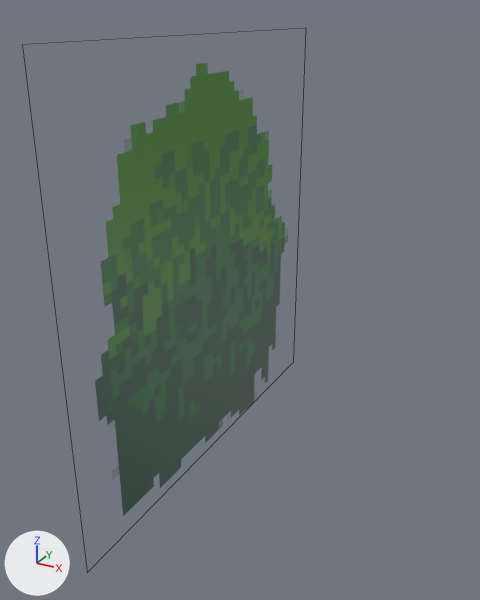
A saved change to the Blender file salemstalker/Assets/3D/plants/bush.blend.
Before and after are seen from a 50 mm lens placed at (1.52, -2.48, 2.1), pointed at (0.15, 0.01, 0.86). Every picture has the same lights, and +X, +Y and +Z are marked at lower left. Mesh edges are drawn as thin lines.

The older version as bpy lines, for what is in view:
```python
mat_material_002 = bpy.data.materials.new('Material.002')
mat_material_002.use_nodes = True; mat_material_002.node_tree.nodes.clear()
_N = mat_material_002.node_tree.nodes; _L = mat_material_002.node_tree.links
n0 = _N.new('ShaderNodeBsdfPrincipled'); n0.name = 'Principled BSDF'
n1 = _N.new('ShaderNodeOutputMaterial'); n1.name = 'Material Output'
n2 = _N.new('ShaderNodeTexImage'); n2.name = 'Image Texture'
n2.image = img_bush_bushtextures_png
n3 = _N.new('ShaderNodeTexVoronoi'); n3.name = 'Voronoi Texture'
n3.voronoi_dimensions = '2D'
n3.inputs[2].default_value = 44.7  # 'Scale'
n3.inputs[8].default_value = 0.0  # 'Randomness'
n4 = _N.new('ShaderNodeVectorRotate'); n4.name = 'Vector Rotate'
n4.inputs[3].default_value = -1.571  # 'Angle'
n5 = _N.new('ShaderNodeMapping'); n5.name = 'Mapping'
n5.inputs[1].default_value = (0.05, 2.13, 0.0)  # 'Location'
n5.inputs[3].default_value = (0.7, 0.7, 0.7)  # 'Scale'
_L.new(n0.outputs[0], n1.inputs[0])  # 'BSDF' to 'Surface'
_L.new(n2.outputs[1], n0.inputs[4])  # 'Alpha' to 'Alpha'
_L.new(n4.outputs[0], n2.inputs[0])  # 'Vector' to 'Vector'
_L.new(n5.outputs[0], n4.inputs[0])  # 'Vector' to 'Vector'
_L.new(n3.outputs[2], n5.inputs[0])  # 'Position' to 'Vector'
_L.new(n2.outputs[0], n0.inputs[0])  # 'Color' to 'Base Color'
me_plane_002 = bpy.data.meshes.new('Plane.002')
me_plane_002.from_pydata(...)  # 4 vertices, 1 face; spans x -1.0..1.0, y -1.0..1.0, z 0.0
me_plane_002.materials.append(mat_material_002)
ob_plane = bpy.data.objects.new('Plane', me_plane_002)
ob_plane.location = (0.0, 0.0, 1.005)
ob_plane.rotation_euler = (0.0, 1.571, 0.0)  # degrees (0, 90, 0)
```
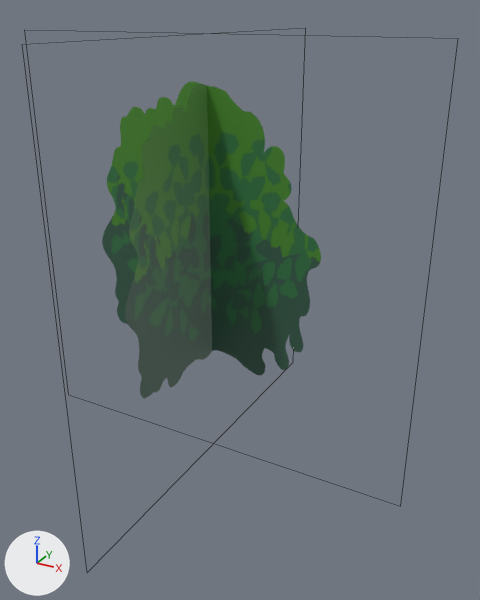
Commit message: bush again

Pixel boxes [x1, y1, x2, y2] of what changed, in the pictures (480 x 600 px):
'Plane', surface changed, reshaped, turned: before [95, 63, 288, 516]; after [102, 81, 321, 398]
part 1 of me_plane_002, added (green): after [125, 84, 217, 398]

Patch to the scene script:
```diff
--- a/salemstalker/Assets/3D/plants/bush.blend.py
+++ b/salemstalker/Assets/3D/plants/bush.blend.py
@@ mat_material_002 @@
 n2 = _N.new('ShaderNodeTexImage'); n2.name = 'Image Texture'
 n2.image = img_bush_bushtextures_png
-n3 = _N.new('ShaderNodeTexVoronoi'); n3.name = 'Voronoi Texture'
-n3.voronoi_dimensions = '2D'
-n3.inputs[2].default_value = 44.7  # 'Scale'
-n3.inputs[8].default_value = 0.0  # 'Randomness'
-n4 = _N.new('ShaderNodeVectorRotate'); n4.name = 'Vector Rotate'
-n4.inputs[3].default_value = -1.571  # 'Angle'
-n5 = _N.new('ShaderNodeMapping'); n5.name = 'Mapping'
-n5.inputs[1].default_value = (0.05, 2.13, 0.0)  # 'Location'
-n5.inputs[3].default_value = (0.7, 0.7, 0.7)  # 'Scale'
 _L.new(n0.outputs[0], n1.inputs[0])  # 'BSDF' to 'Surface'
 _L.new(n2.outputs[1], n0.inputs[4])  # 'Alpha' to 'Alpha'
-_L.new(n4.outputs[0], n2.inputs[0])  # 'Vector' to 'Vector'
-_L.new(n5.outputs[0], n4.inputs[0])  # 'Vector' to 'Vector'
-_L.new(n3.outputs[2], n5.inputs[0])  # 'Position' to 'Vector'
 _L.new(n2.outputs[0], n0.inputs[0])  # 'Color' to 'Base Color'
@@ me_plane_002 @@
 # used by ob_plane; location = (0.0, 0.0, 1.005); rotation_euler = (0.0, 1.571, 0.0), in degrees (0, 90, 0)
 # verts and faces of me_plane_002; kept vertices keep their numbers, new ones are numbered from 4
-me_plane_002.from_pydata(...)  # 4 vertices, 1 face; spans x -1.0..1.0, y -1.0..1.0, z 0.0
+me_plane_002.from_pydata(...)  # 8 vertices, 2 faces; spans x -1.0..1.0, y -1.0..1.0, z -1.0..1.0
+# me_plane_002 part 1
+verts[4] = (0.0, -1.0, 1.0)
+verts[5] = (0.0, -1.0, -1.0)
+verts[6] = (0.0, 1.0, 1.0)
+verts[7] = (0.0, 1.0, -1.0)
+faces += [(4, 5, 7, 6)]
 me_plane_002.materials.append(mat_material_002)
@@ ob_plane @@
 ob_plane.location = (0.0, 0.0, 1.005)
-ob_plane.rotation_euler = (0.0, 1.571, 0.0)  # degrees (0, 90, 0)
+ob_plane.rotation_euler = (1.571, 0.0, 0.0)  # degrees (90, 0, 0)
```
